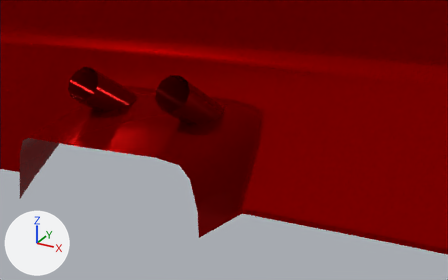
A saved change to the Blender file content/cars/nissan_rs13/rearbumper_oem.blend.
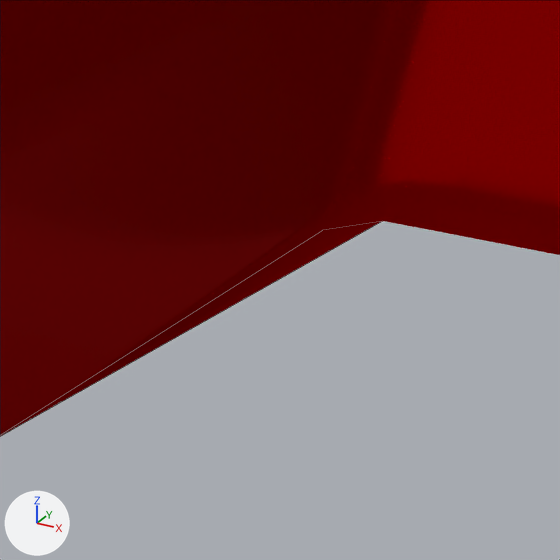
There are two pictures of each version: one from a 50 mm lens placed at (-0.3853, 1.9211, 0.2182), pointed at (-0.4871, 2.1061, 0.1258), one close up on the part from 45% to 58% of the width and 68% to 89% of the height. Arrows for +X, +Y and +Z are at lower left; the lights stay in place. The close-ups show mesh edges as thin lines.

The first close-up shows 'Bumper', 'Hooks'.
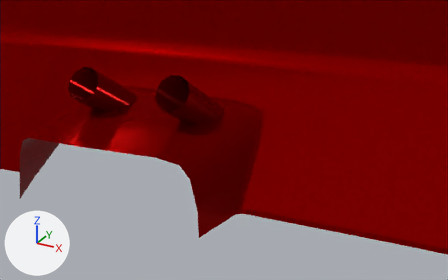
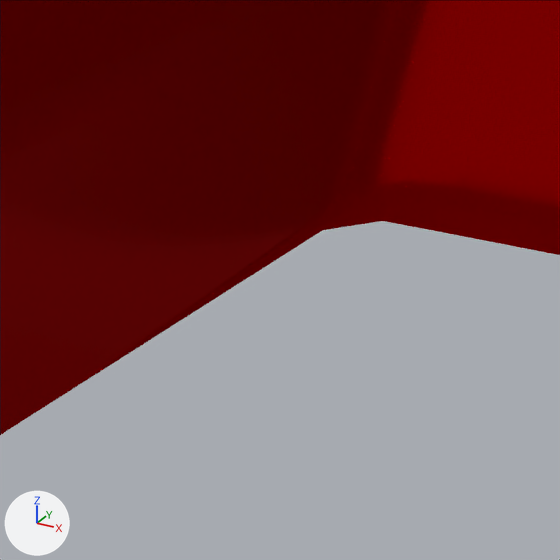
Changed parts and their boxes (x1, y1, x2, y2) in the close-ups (560 x 560 px):
'Hooks', reshaped (not visible afterwards): before (0, 221, 382, 436)

The edits, one by one:
me_hooks has 168 vertices, 309 faces and spans x 0.4785..0.56, y 0.0671..0.1312, z 2.084..2.1834.
me_hooks is used by ob_hooks; location (0.0, 0.0, 0.01469); rotation (1.571, 0.0, 3.142), in degrees (90, 0, 180).
me_hooks part 1: the loose piece of 3 vertices spanning x 0.4785..0.4853, y 0.0814..0.0828, z 2.084..2.1048 is deleted.
